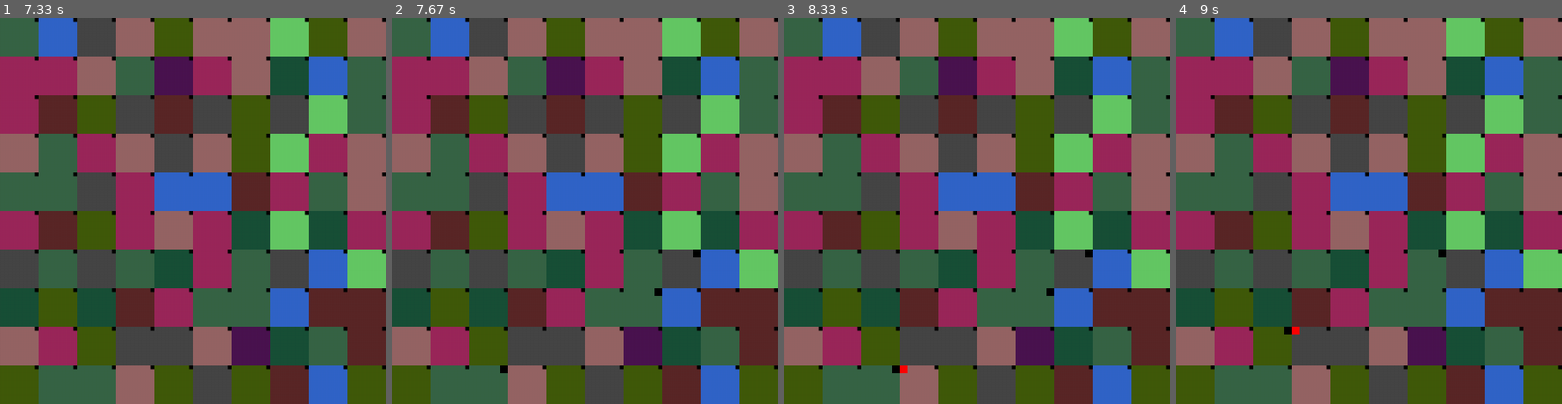
Above: before the commit, frames 1-4 (left to right).
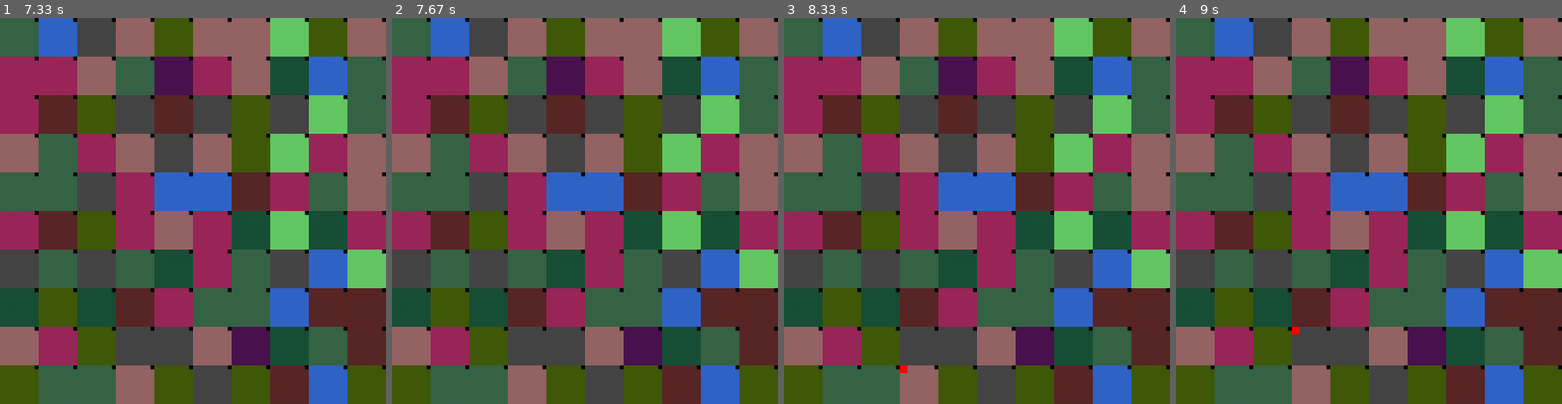
Above: after the commit, the same moments.

Repository: oferby/playground
Game: pygame game, started from RKHS/maze/simple/app.py
Two runs of this game, one before a commit and one after it. Both use one fixed random seed, a clock stepped at 60 frames per second and the inputs below.
Inputs:
- Up to frame 1 (7.33 s): hold Left 0.33-0.87 s; hold Down 0.9-1.37 s; tap S at 2.03, 4.6 s; hold Up 2.73-3.5 s; hold Right 3.53-4.42 s; hold Down 4.45-5.42 s; hold Right from 6.52 s (still down)
- Up to frame 2 (7.67 s): release Right at 7.55 s; hold Up from 7.58 s (still down)
- Up to frame 3 (8.33 s): keep holding Up; tap S at 7.73 s
- Up to frame 4 (9 s): release Up at 8.65 s; hold Right from 8.68 s (still down)
The pictures show only the part of the screen within x 50-100%, y 50-100%; the shares and areas given below are measured in that part.

Frame 1 is identical in both runs. In frame 2, 0.1% of the frame differs, in the area x 28-80%, y 60-92%; in frame 3, 0.1%; in frame 4, less than 0.1%.

Commit message:
show probability of state

Diff:
--- a/RKHS/maze/simple/world.py
+++ b/RKHS/maze/simple/world.py
@@ -39,7 +39,7 @@
 pygame.display.set_caption("Simple Maze")
 
 MAP_FILE = 'data\map.npy'
-STATES_FILE = 'data\stats.npy'
+STATES_FILE = 'data\stats.npz'
 
 
 class World:
@@ -87,9 +87,13 @@
             np.save(MAP_FILE, self.obstacles)
 
         if os.path.exists(STATES_FILE):
-            stats = np.load(STATES_FILE)
+            npzfile = np.load(STATES_FILE)
+            self.T = npzfile[npzfile.files[0]]
+            self.Z = npzfile[npzfile.files[1]]
+            self.A = npzfile[npzfile.files[2]]
         else:
             self.calc_states()
+            np.savez(STATES_FILE, self.T, self.Z,  self.A)
 
         screen.fill(WHITE)
 
@@ -167,14 +171,10 @@
                     p = prior[i * DIM + j]
                     if p < 0.1:
                         size = 5
-                    elif p < 0.2:
-                        size = 10
-                    elif p < 0.3:
-                        size = 15
                     else:
-                        size = 20
+                        size = int(p * ROBOT_SIZE)
                     position = self.get_location_vector([i, j])
-                    pygame.draw.rect(screen, BLACK, (position[0] + ROBOT_SIZE - size, position[1], size, size))
+                    pygame.draw.rect(screen, BLACK, (position[0] + ROBOT_SIZE - 5, position[1], 5, size))
 
         pygame.display.flip()
 
@@ -218,34 +218,22 @@
 
     def get_obs_distribution(self):
         obs = np.zeros(OBSERVATIONS)
-        obs[int(self.obstacles[self.agent_location[0], self.agent_location[1]])] = 1
 
         if self.add_noise:
-            if self.agent_location[0] > 0:
-                obs[int(self.obstacles[self.agent_location[0] - 1, self.agent_location[1]])] = .9
-                if self.agent_location[1] > 0:
-                    obs[int(self.obstacles[self.agent_location[0] - 1, self.agent_location[1] - 1])] = .8
-                if self.agent_location[1] < DIM - 1:
-                    obs[int(self.obstacles[self.agent_location[0] - 1, self.agent_location[1] + 1])] = .8
-
-            if self.agent_location[0] < DIM - 1:
-                obs[int(self.obstacles[self.agent_location[0] + 1, self.agent_location[1]])] = .7
-                if self.agent_location[1] > 0:
-                    obs[int(self.obstacles[self.agent_location[0] + 1, self.agent_location[1] - 1])] = .8
-                if self.agent_location[1] < DIM - 1:
-                    obs[int(self.obstacles[self.agent_location[0] + 1, self.agent_location[1] + 1])] = .8
-
-            if self.agent_location[1] > 0:
-                obs[int(self.obstacles[self.agent_location[0], self.agent_location[1] - 1])] = .9
-
-            if self.agent_location[1] < DIM - 1:
-                obs[int(self.obstacles[self.agent_location[0], self.agent_location[1] + 1])] = .6
+
+            for i in range(OBSERVATIONS):
+                obs[i] = np.random.normal(0.5, 0.1)
+
+            obs[int(self.obstacles[self.agent_location[0], self.agent_location[1]])] = np.random.normal(0.7, 0.1)
 
             # normalize
             s = sum(obs)
             for i in range(OBSERVATIONS):
                 obs[i] /= s
 
+        else:
+            obs[int(self.obstacles[self.agent_location[0], self.agent_location[1]])] = 1
+
         return obs
 
     def is_move_valid(self, position):
